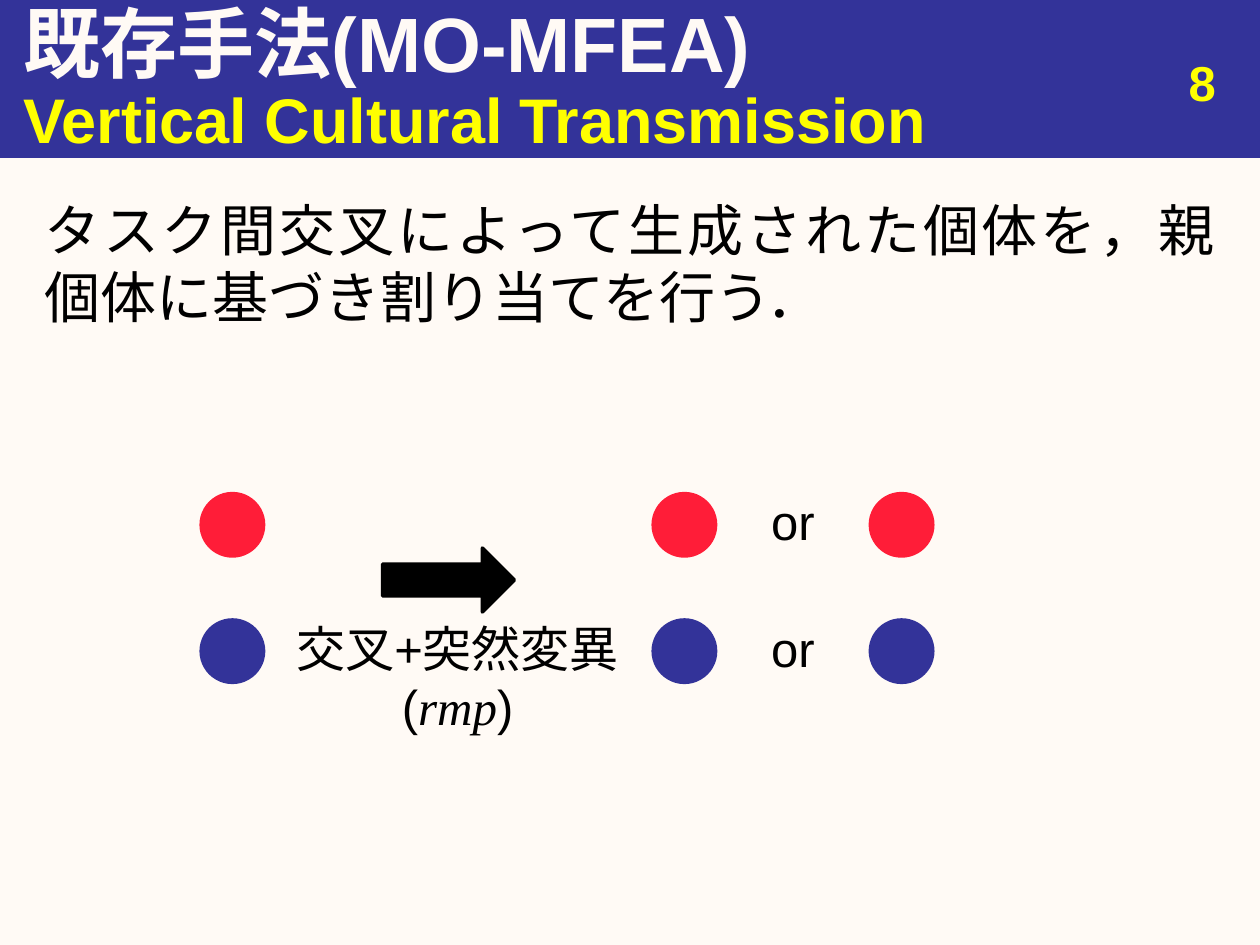
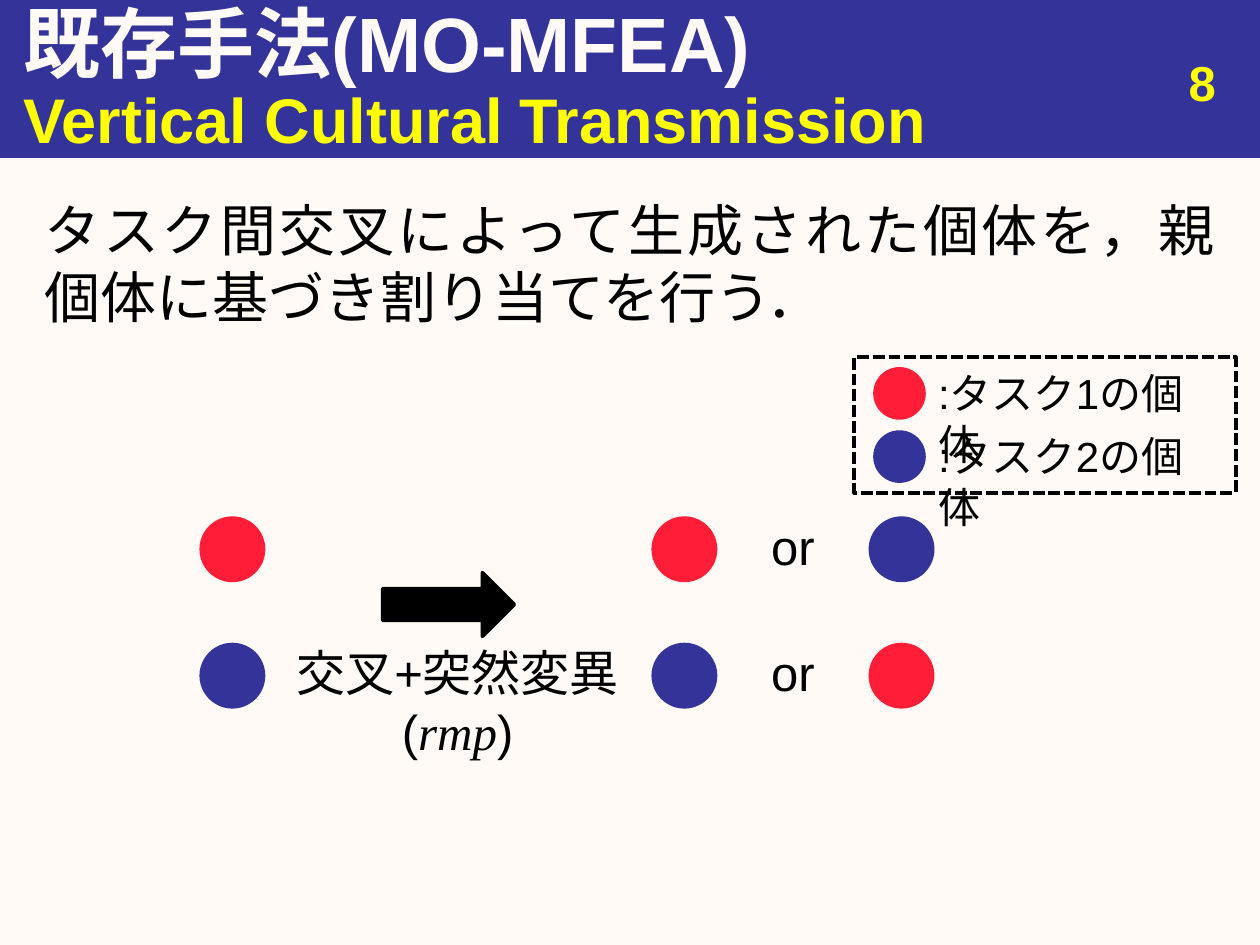
Before and after one commit to youle921/Slide-maintain, a slide deck: slide 8 of M1/slide_0520/20200520_urita_eng.pptx. Drawn at 1260x945 pixels with LibreOffice and Linux fonts; fonts in the diff are those of the drawing. Boxes give left, top, right and bottom in pixels: in the first picture for what was removed or moved away, otherwise in the second. Text is boxed around its words. In the diff, an @@ line names an element or a change of style, - is before the commit and + after.

```diff
--- a/M1/slide_0520/20200520_urita_eng.pptx
+++ b/M1/slide_0520/20200520_urita_eng.pptx
@@ group added at bbox=[854, 358, 1236, 494]: 2 ellipses, 2 texts, 1 rectangle @@
+:タスク1の個体
+:タスク2の個体
@@ 4 ellipses, 3 texts, 1 right arrow: place and size @@
-4 ellipses, 3 texts, 1 right arrow at bbox=[199, 491, 815, 736]
+4 ellipses, 3 texts, 1 right arrow at bbox=[199, 517, 815, 760]
@@ ellipse at bbox=[868, 517, 934, 582]: rotation 0 to 180 degrees @@
@@ ellipse at bbox=[868, 643, 934, 708]: rotation 0 to 180 degrees @@
```
Also in this commit, not shown: 5 other slides changed, 1 slide removed, 37 other files.
